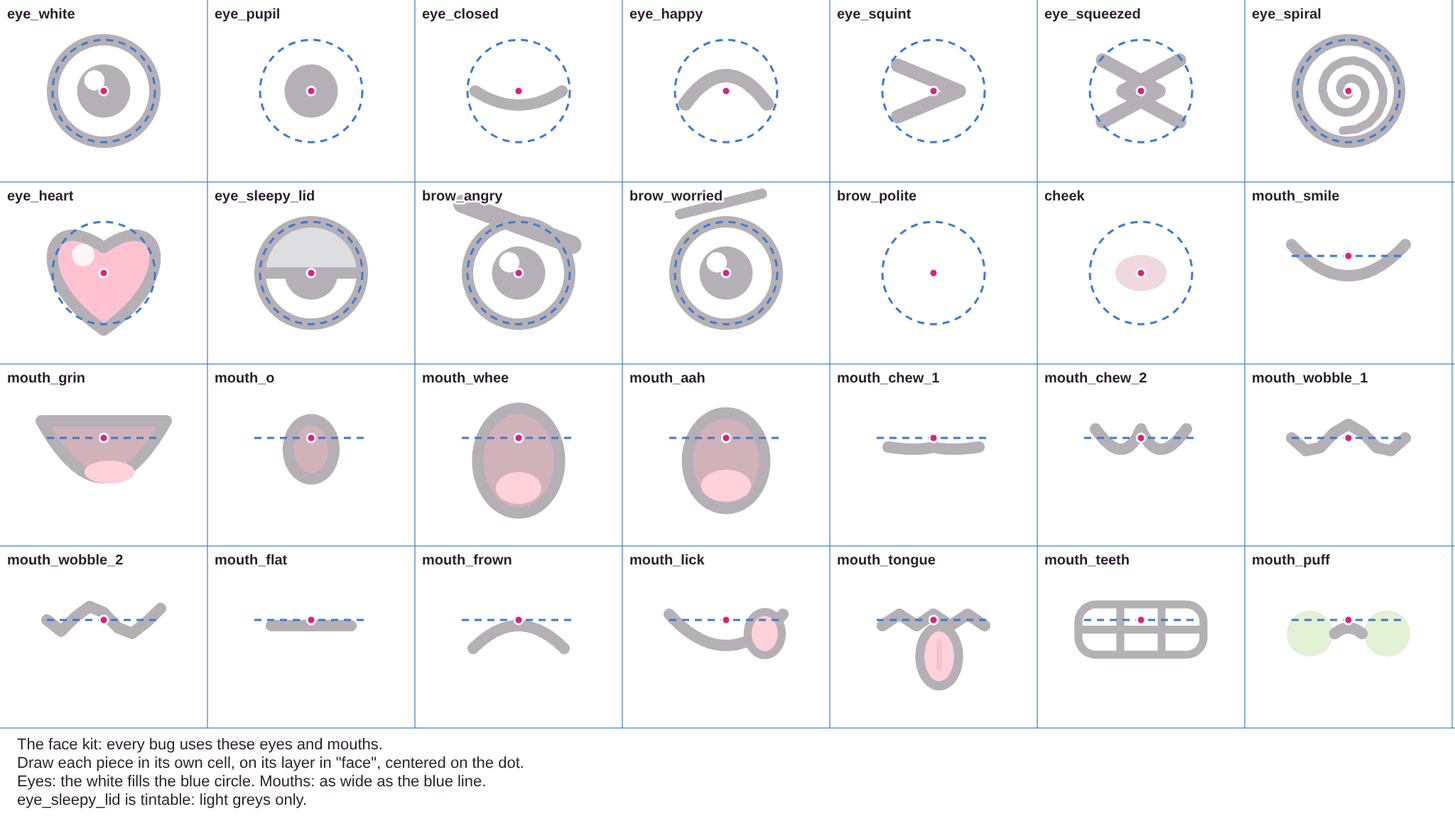
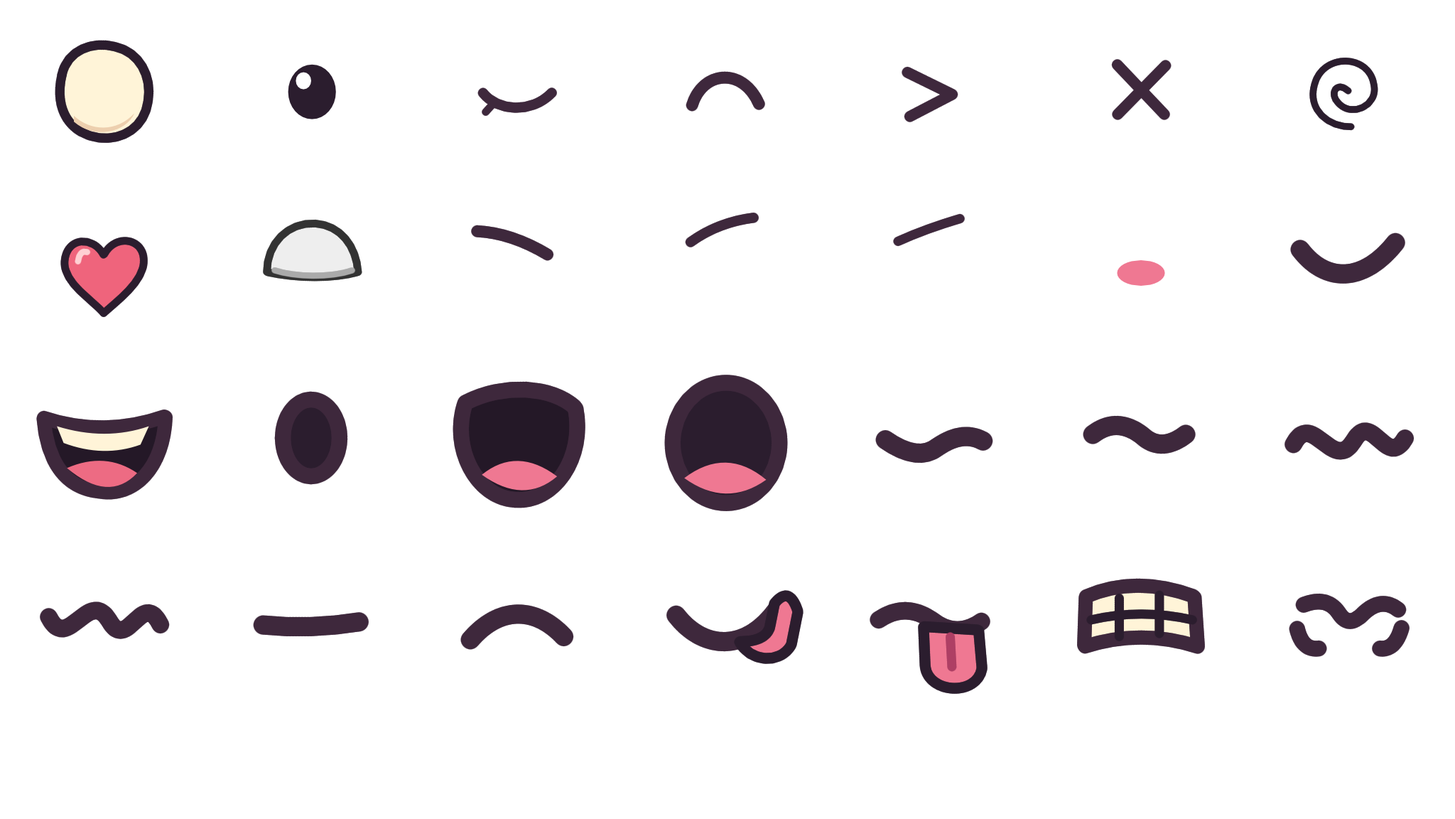
Comparing the layer stacks of the two 1455px x 819px images. Changes:
hid group "guides" (5 layers) over <box>0,0,1455,808</box>
painted on "eye_white" over <box>54,39,155,143</box>
painted on "eye_happy" over <box>685,71,766,112</box>
painted on "eye_squint" over <box>901,66,959,123</box>
painted on "eye_squeezed" over <box>1111,58,1172,121</box>
painted on "eye_spiral" over <box>1309,56,1379,131</box>
painted on "eye_heart" over <box>60,236,148,317</box>
painted on "eye_sleepy_lid" over <box>262,218,363,282</box>
painted on "brow_angry" over <box>471,224,555,261</box>
painted on "mouth_smile" over <box>1290,232,1406,284</box>
painted on "mouth_grin" over <box>36,408,174,500</box>
painted on "mouth_o" over <box>274,390,349,485</box>
painted on "mouth_whee" over <box>452,380,586,509</box>
painted on "mouth_aah" over <box>664,374,789,511</box>
painted on "mouth_chew_1" over <box>875,426,994,464</box>
painted on "mouth_chew_2" over <box>1082,414,1196,455</box>
painted on "mouth_wobble_1" over <box>1284,422,1415,460</box>
painted on "mouth_wobble_2" over <box>39,601,170,639</box>
painted on "mouth_flat" over <box>252,611,369,637</box>
painted on "mouth_frown" over <box>460,604,575,650</box>
painted on "mouth_lick" over <box>666,589,804,664</box>
painted on "mouth_tongue" over <box>869,601,991,694</box>
painted on "mouth_teeth" over <box>1076,577,1206,654</box>
painted on "mouth_puff" over <box>1289,592,1410,657</box>
…and 5 more changes (5 painted)
